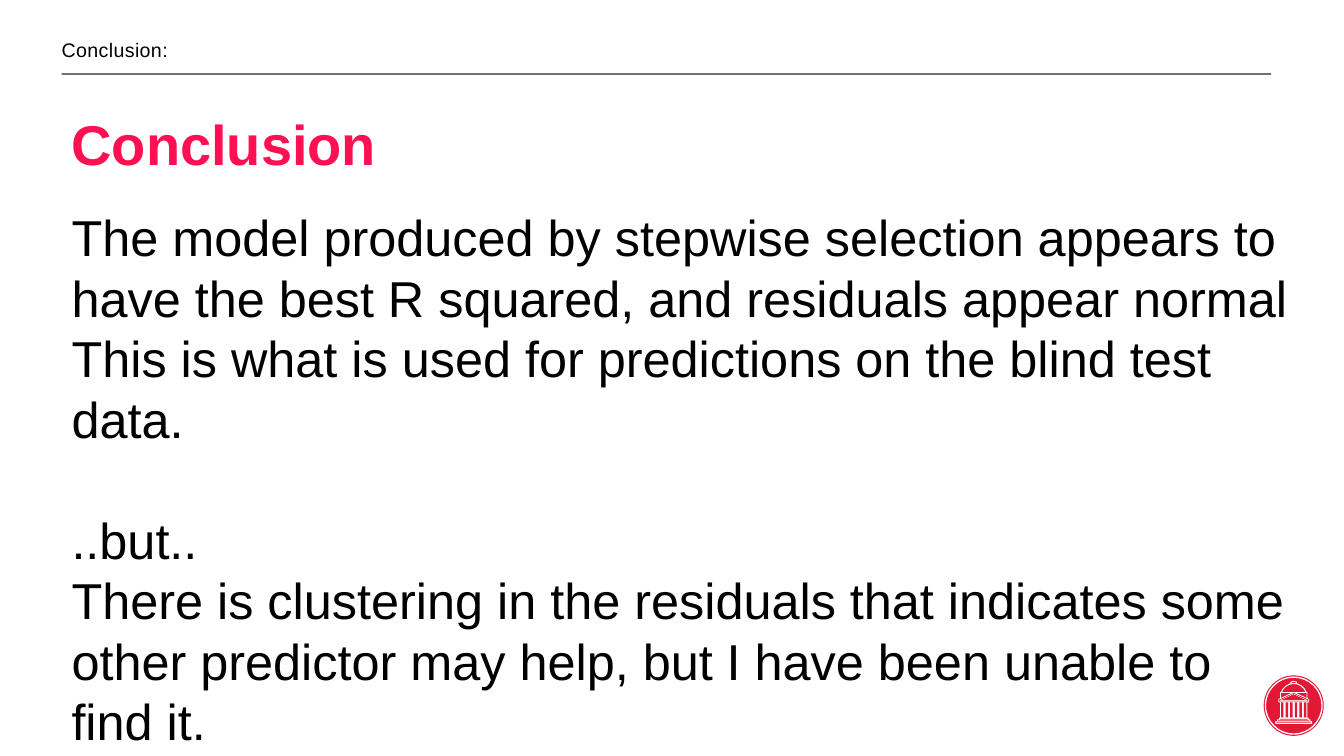
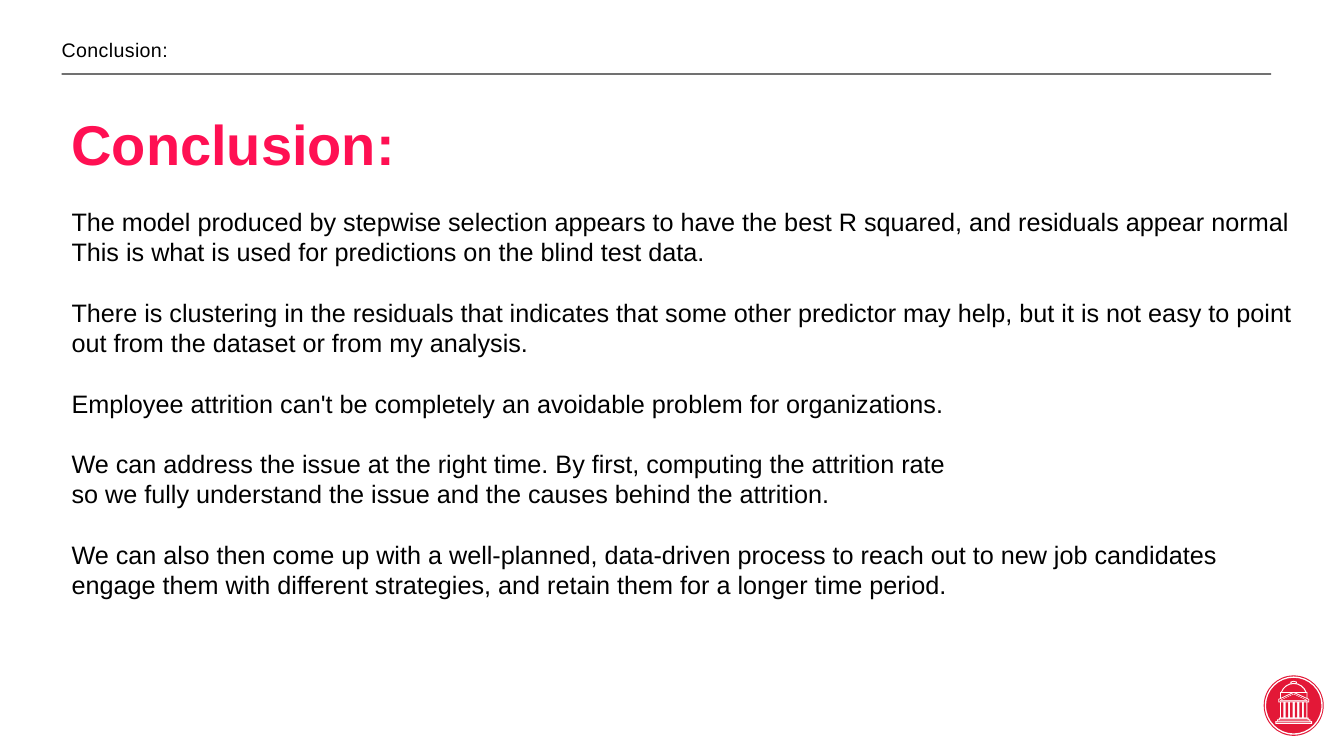
Before and after one commit to tekmologi8/CaseStudy2DDS, a slide deck: slide 17 of Ndede_George_DS6306_CaseStudy-2.pptx (slide 16 before the commit). Drawn at 1344x756 pixels with LibreOffice and Linux fonts; fonts in the diff are those of the drawing. Boxes give left, top, right and bottom in pixels: in the first picture for what was removed or moved away, otherwise in the second. Text is boxed around its words. In the diff, an @@ line names an element or a change of style, - is before the commit and + after.

```diff
--- a/Ndede_George_DS6306_CaseStudy-2.pptx
+++ b/Ndede_George_DS6306_CaseStudy-2.pptx
@@ text at <box>72,124,395,166</box>: text changed @@
-Conclusion
+Conclusion:
@@ text at <box>72,212,1288,267</box>: size 36 to 18 pt in "The model produced by stepwise selection appears ...", "This is what is used for predictions ..." @@
@@ text at <box>72,303,1291,600</box>: text changed; size 36 to 18 pt @@
-..but..
-There is clustering in the residuals that indicates some other predictor may help, but I have been unable to find it.
+There is clustering in the residuals that indicates that some other predictor may help, but it is not easy to point out from the dataset or from my analysis.
+Employee attrition can't be completely an avoidable problem for organizations.
+We can address the issue at the right time. By first, computing the attrition rate
+so we fully understand the issue and the causes behind the attrition.
+We can also then come up with a well-planned, data-driven process to reach out to new job candidates
+engage them with different strategies, and retain them for a longer time period.
```
Also in this commit, not shown: 1 other slide changed, 1 slide added, 6 other files.
